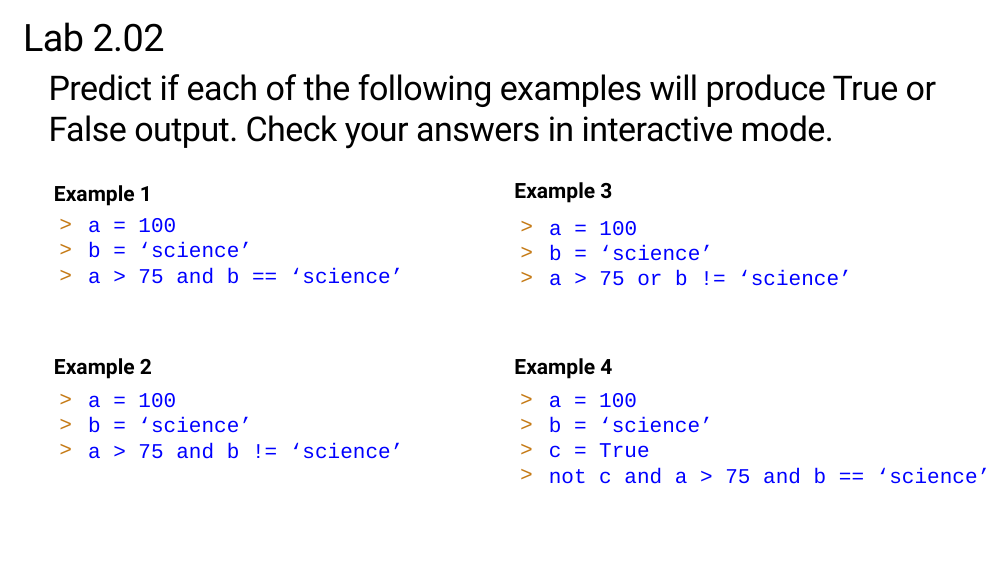
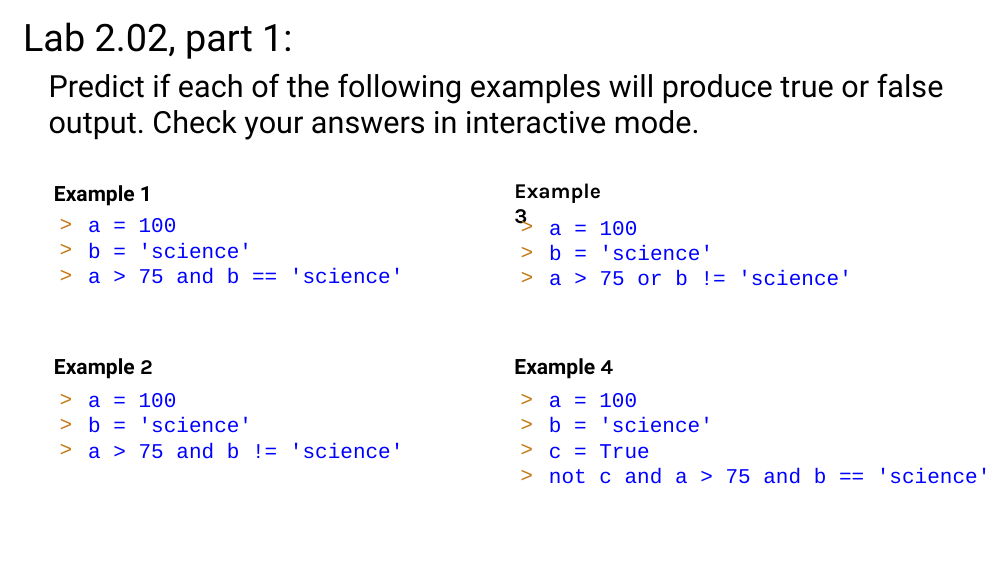
Before and after one commit to TEALSK12/2nd-semester-introduction-to-computer-science, a slide deck: slide 10 of docs/units/2_unit/slidedecks/Intro Python 2.02 TEALS.pptx. Drawn at 1008x567 pixels with LibreOffice and Linux fonts; fonts in the diff are those of the drawing; background and template pictures are left out. Boxes give left, top, right and bottom in pixels: in the first picture for what was removed or moved away, otherwise in the second. Text is boxed around its words. In the diff, an @@ line names an element or a change of style, - is before the commit and + after.

```diff
--- a/docs/units/2_unit/slidedecks/Intro Python 2.02 TEALS.pptx
+++ b/docs/units/2_unit/slidedecks/Intro Python 2.02 TEALS.pptx
@@ text at (23, 22, 292, 59): text changed @@
-Lab 2.02
+Lab 2.02, part 1:
@@ title at (49, 73, 944, 140): text changed; size 32.4 to 29.2 pt @@
-Predict if each of the following examples will produce True or False output. Check your answers in interactive mode.
+Predict if each of the following examples will produce true or false output. Check your answers in interactive mode.
@@ text "Example 3" at (514, 183, 601, 229): font Roboto to Karla @@
@@ text at (88, 243, 404, 284): text changed @@
-> b = ‘science’
-> a > 75 and b == ‘science’
+> b = 'science'
+> a > 75 and b == 'science'
@@ text at (549, 245, 852, 286): text changed @@
-> b = ‘science’
-> a > 75 or b != ‘science’
+> b = 'science'
+> a > 75 or b != 'science'
@@ text "Example 2" at (54, 358, 153, 379): font Roboto to Karla in "2" @@
@@ text "Example 4" at (514, 358, 614, 379): font Roboto to Karla in "4" @@
@@ text at (88, 417, 404, 459): text changed @@
-> b = ‘science’
-> a > 75 and b != ‘science’
+> b = 'science'
+> a > 75 and b != 'science'
@@ text at (549, 417, 713, 433): text changed @@
-> b = ‘science’
+> b = 'science'
@@ text at (549, 468, 991, 484): text changed @@
-> not c and a > 75 and b == ‘science’
+> not c and a > 75 and b == 'science'
```
Also in this commit, not shown: 13 other slides changed, 58 other files.
